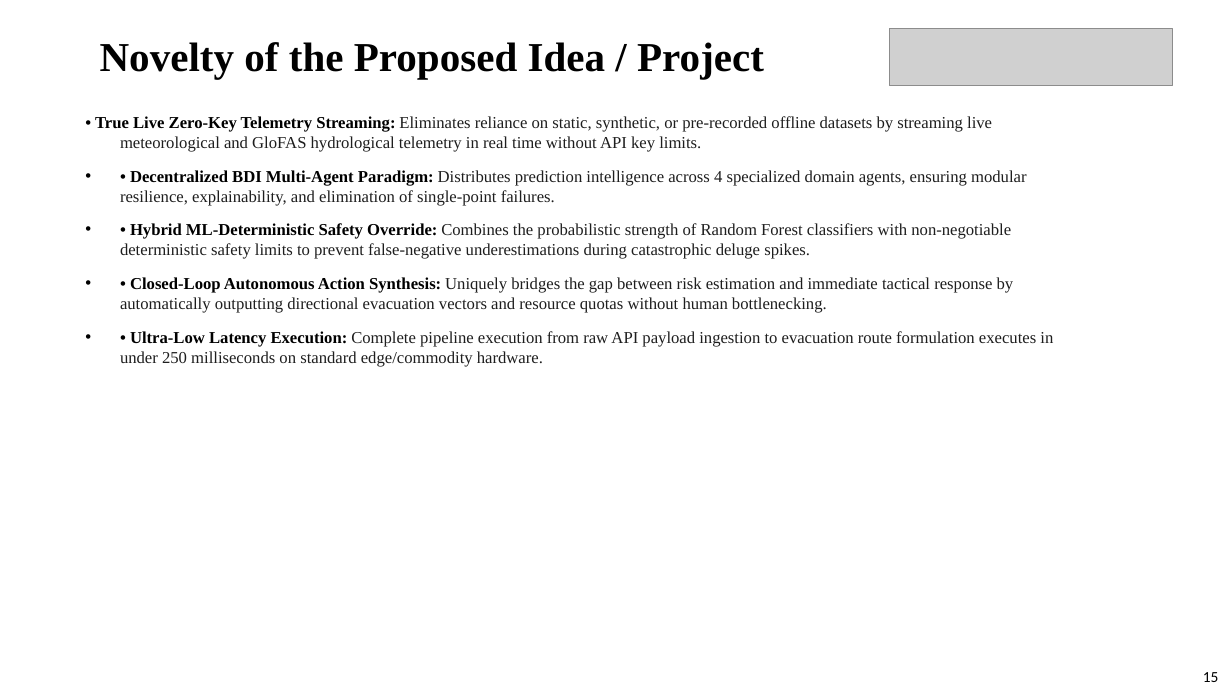
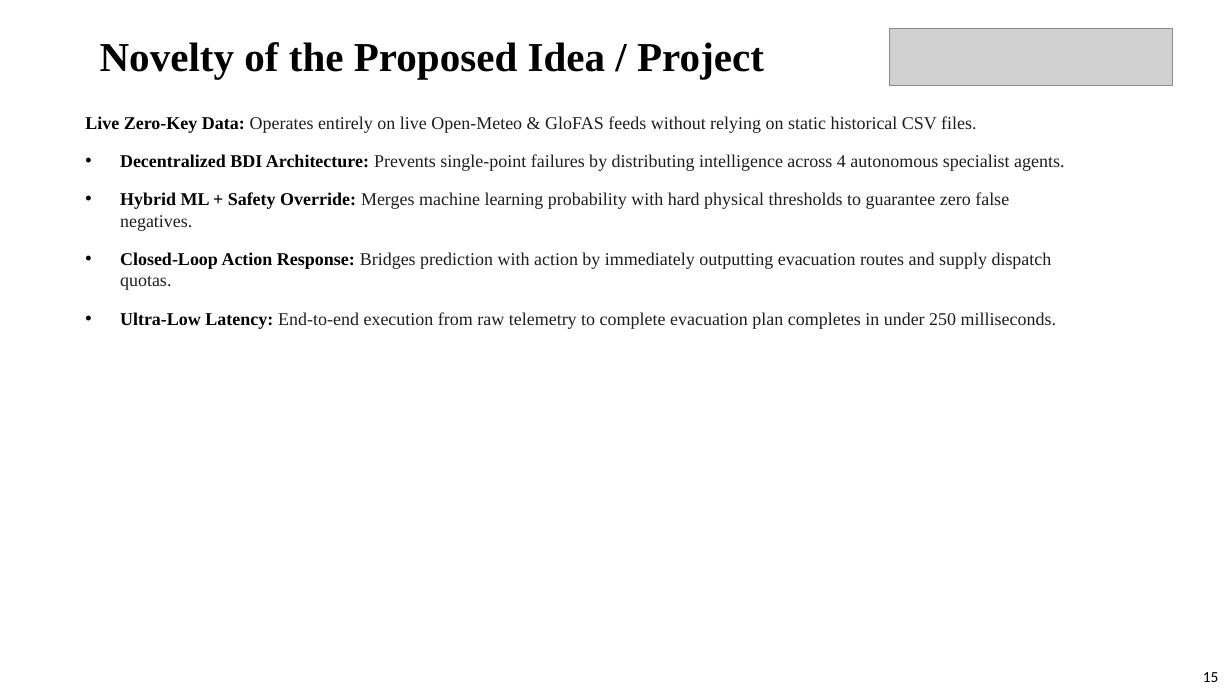
Before and after one commit to Prajwalbaligidad/floodGuard, a slide deck: slide 15 of Design_Project_Presentation_MultiAgent_AI.pptx. Drawn at 1232x693 pixels with LibreOffice and Linux fonts; fonts in the diff are those of the drawing; grey boxes stand for pictures. Boxes give left, top, right and bottom in pixels: in the first picture for what was removed or moved away, otherwise in the second. Text is boxed around its words. In the diff, an @@ line names an element or a change of style, - is before the commit and + after.

```diff
--- a/Design_Project_Presentation_MultiAgent_AI.pptx
+++ b/Design_Project_Presentation_MultiAgent_AI.pptx
@@ text at bbox=[85, 116, 1064, 329]: text changed; size 13 to 14 pt @@
-• True Live Zero-Key Telemetry Streaming: Eliminates reliance on static, synthetic, or pre-recorded offline datasets by streaming live meteorological and GloFAS hydrological telemetry in real time without API key limits.
-• • Decentralized BDI Multi-Agent Paradigm: Distributes prediction intelligence across 4 specialized domain agents, ensuring modular resilience, explainability, and elimination of single-point failures.
-• • Hybrid ML-Deterministic Safety Override: Combines the probabilistic strength of Random Forest classifiers with non-negotiable deterministic safety limits to prevent false-negative underestimations during catastrophic deluge spikes.
-• • Closed-Loop Autonomous Action Synthesis: Uniquely bridges the gap between risk estimation and immediate tactical response by automatically outputting directional evacuation vectors and resource quotas without human bottlenecking.
-• • Ultra-Low Latency Execution: Complete pipeline execution from raw API payload ingestion to evacuation route formulation executes in under 250 milliseconds on standard edge/commodity hardware.
+Live Zero-Key Data: Operates entirely on live Open-Meteo & GloFAS feeds without relying on static historical CSV files.
+• Decentralized BDI Architecture: Prevents single-point failures by distributing intelligence across 4 autonomous specialist agents.
+• Hybrid ML + Safety Override: Merges machine learning probability with hard physical thresholds to guarantee zero false negatives.
+• Closed-Loop Action Response: Bridges prediction with action by immediately outputting evacuation routes and supply dispatch quotas.
+• Ultra-Low Latency: End-to-end execution from raw telemetry to complete evacuation plan completes in under 250 milliseconds.
```
Also in this commit, not shown: 19 other slides changed, 5 other files.
